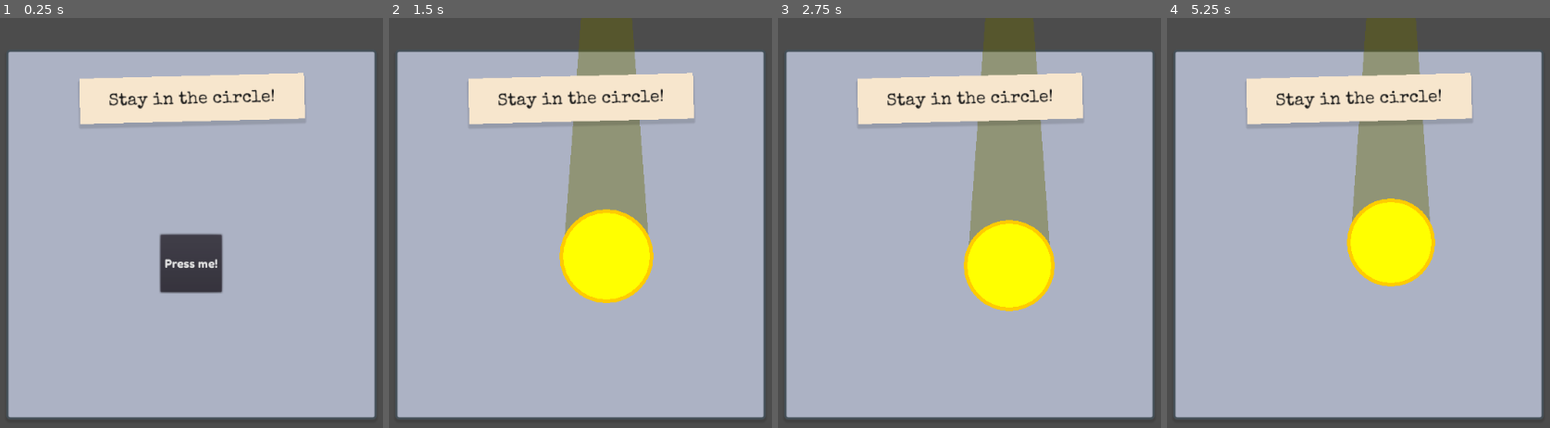
Above: before the commit, frames 1-4 (left to right).
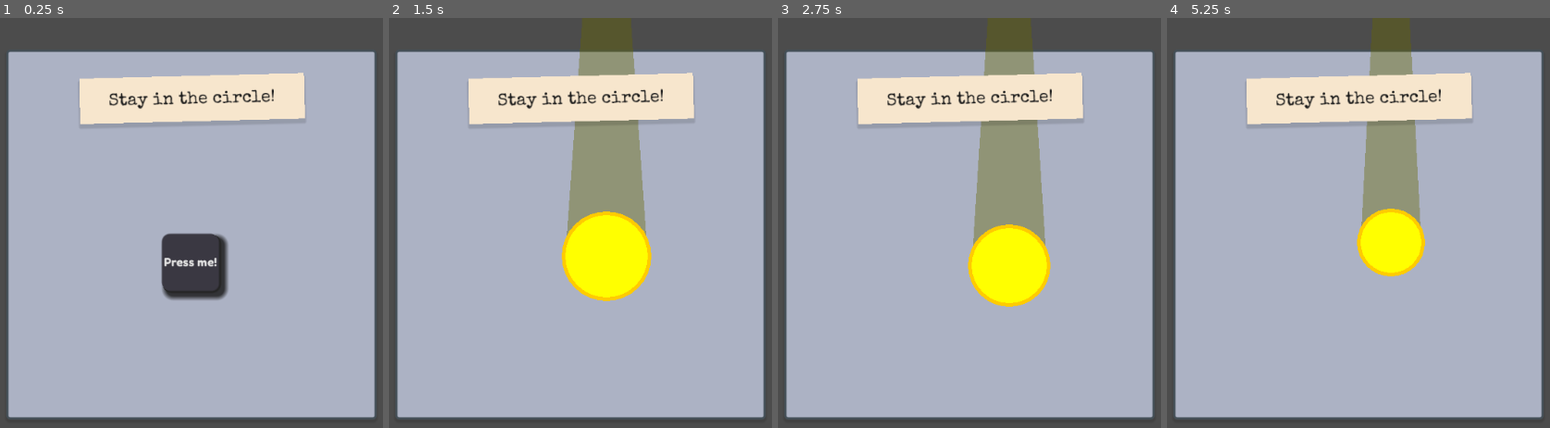
Above: after the commit, the same moments.

Repository: hupijekku/LD46
Game: Godot game, scene res://Scenes/Games/Circle.tscn
Two runs of this game, one before a commit and one after it. Both use one fixed random seed, a clock stepped at 60 frames per second and the inputs below. This scene is started directly instead of the project's main scene.
Inputs (mouse positions are in pixels of both pictures, inside the frame that each line leads up to):
- Up to frame 1 (0.25 s): no input
- Up to frame 2 (1.5 s): click "Press me!" at 0.5 s; move the mouse to (745, 214) at 1.27 s; press the mouse at (745, 214) at 1.28 s
- Up to frame 3 (2.75 s): move the mouse to (820, 255) at 2.02 s; release the mouse at (820, 255) at 2.03 s; click (820, 255) at 2.1 s
- Up to frame 4 (5.25 s): move the mouse to (1431, 141) at 2.77 s; press the mouse at (1431, 141) at 2.78 s; move the mouse to (1320, 321) at 3.52 s; release the mouse at (1320, 321) at 3.53 s; click (1320, 321) at 3.6 s; move the mouse to (outside the picture) at 4.27 s; press the mouse at (outside the picture) at 4.28 s; move the mouse to (outside the picture) at 5.02 s; release the mouse at (outside the picture) at 5.03 s; click (outside the picture) at 5.1 s

The runs differ from the first frame. In frame 1, 1.0% of the frame differs, in the area x 41-60%, y 52-69%; in frame 2, 1.3%; in frame 3, 2.2%; in frame 4, 3.7%, in the area x 46-71%, y 0-66%.

Commit message:
Math game and fast circle

Diff:
--- a/Project/Scenes/Games/ButtonCorrectTime.tscn
+++ b/Project/Scenes/Games/ButtonCorrectTime.tscn
@@ -34,21 +34,21 @@
 margin_bottom = 297.0
 
 [node name="VBoxContainer" type="VBoxContainer" parent="CanvasLayer/Panel/MarginContainer/CenterContainer"]
-margin_left = 88.0
-margin_top = 118.0
-margin_right = 284.0
-margin_bottom = 178.0
+margin_left = 86.0
+margin_top = 121.0
+margin_right = 286.0
+margin_bottom = 176.0
 
 [node name="Label" type="Label" parent="CanvasLayer/Panel/MarginContainer/CenterContainer/VBoxContainer"]
-margin_right = 196.0
-margin_bottom = 30.0
+margin_right = 200.0
+margin_bottom = 25.0
 theme = ExtResource( 2 )
 text = "Press the button"
 
 [node name="Button" type="Button" parent="CanvasLayer/Panel/MarginContainer/CenterContainer/VBoxContainer"]
-margin_top = 34.0
-margin_right = 196.0
-margin_bottom = 60.0
+margin_top = 29.0
+margin_right = 200.0
+margin_bottom = 55.0
 theme = ExtResource( 3 )
 text = "Press me"
 
--- a/Project/Scenes/Games/Circle.tscn
+++ b/Project/Scenes/Games/Circle.tscn
@@ -43,9 +43,9 @@
 script = ExtResource( 3 )
 
 [node name="Button" type="Button" parent="CanvasLayer/Panel/CenterContainer2"]
-margin_left = 213.0
+margin_left = 216.0
 margin_top = 176.0
-margin_right = 298.0
+margin_right = 296.0
 margin_bottom = 256.0
 rect_min_size = Vector2( 80, 80 )
 custom_fonts/font = SubResource( 2 )
--- a/Project/Scenes/Games/Main.tscn
+++ b/Project/Scenes/Games/Main.tscn
@@ -8,7 +8,7 @@
 [ext_resource path="res://Scenes/GameOver.tscn" type="PackedScene" id=6]
 [ext_resource path="res://Sprites/boom.png" type="Texture" id=7]
 [ext_resource path="res://Audio/explosion.ogg" type="AudioStream" id=8]
-[ext_resource path="res://Scenes/Games/Shake.gd" type="Script" id=9]
+[ext_resource path="res://Scripts/Shake.gd" type="Script" id=9]
 
 [sub_resource type="Animation" id=1]
 resource_name = "FadeToBlack"
--- /dev/null
+++ b/Project/Scenes/Games/Math.tscn
@@ -0,0 +1,128 @@
+[gd_scene load_steps=8 format=2]
+
+[ext_resource path="res://Themes/Note.tres" type="Theme" id=1]
+[ext_resource path="res://Themes/GameLabel.tres" type="Theme" id=2]
+[ext_resource path="res://Scripts/Math.gd" type="Script" id=3]
+[ext_resource path="res://Fonts/SpecialElite-Regular.ttf" type="DynamicFontData" id=4]
+[ext_resource path="res://Themes/MetalPanel.tres" type="Theme" id=5]
+
+[sub_resource type="DynamicFont" id=1]
+size = 30
+outline_color = Color( 0.0980392, 0.0980392, 0.0980392, 1 )
+use_filter = true
+font_data = ExtResource( 4 )
+
+[sub_resource type="Theme" id=2]
+default_font = SubResource( 1 )
+Label/colors/font_color = Color( 1, 1, 1, 1 )
+Label/colors/font_color_shadow = Color( 0, 0, 0, 0 )
+Label/colors/font_outline_modulate = Color( 1, 1, 1, 1 )
+Label/constants/line_spacing = 3
+Label/constants/shadow_as_outline = 0
+Label/constants/shadow_offset_x = 1
+Label/constants/shadow_offset_y = 1
+Label/fonts/font = null
+Label/styles/normal = null
+
+[node name="Math" type="Node2D"]
+script = ExtResource( 3 )
+
+[node name="CanvasLayer" type="CanvasLayer" parent="."]
+
+[node name="Panel" type="Panel" parent="CanvasLayer"]
+anchor_left = 0.5
+anchor_top = 0.5
+anchor_right = 0.5
+anchor_bottom = 0.5
+margin_left = -272.0
+margin_top = -150.0
+margin_right = 208.0
+margin_bottom = 150.0
+rect_pivot_offset = Vector2( 240, 150 )
+__meta__ = {
+"_edit_use_anchors_": false
+}
+
+[node name="Panel" type="Panel" parent="CanvasLayer/Panel"]
+margin_left = -16.8007
+margin_top = -24.5296
+margin_right = 495.199
+margin_bottom = 45.4704
+rect_rotation = 2.0
+theme = ExtResource( 1 )
+__meta__ = {
+"_edit_use_anchors_": false
+}
+
+[node name="Label" type="Label" parent="CanvasLayer/Panel/Panel"]
+margin_left = 38.4933
+margin_top = 25.2224
+margin_right = 467.493
+margin_bottom = 50.2224
+theme = ExtResource( 2 )
+custom_colors/font_color = Color( 0, 0, 0, 1 )
+text = "Find the X"
+align = 1
+__meta__ = {
+"_edit_use_anchors_": false
+}
+
+[node name="HBoxContainer" type="HBoxContainer" parent="CanvasLayer/Panel"]
+margin_left = 30.0
+margin_top = 180.0
+margin_right = 450.0
+margin_bottom = 280.0
+custom_constants/separation = 5
+alignment = 1
+__meta__ = {
+"_edit_use_anchors_": false
+}
+
+[node name="Button" type="Button" parent="CanvasLayer/Panel/HBoxContainer"]
+margin_right = 136.0
+margin_bottom = 99.0
+size_flags_horizontal = 3
+theme = ExtResource( 5 )
+
+[node name="Button2" type="Button" parent="CanvasLayer/Panel/HBoxContainer"]
+margin_left = 141.0
+margin_right = 277.0
+margin_bottom = 99.0
+size_flags_horizontal = 3
+theme = ExtResource( 5 )
+__meta__ = {
+"_edit_use_anchors_": false
+}
+
+[node name="Button3" type="Button" parent="CanvasLayer/Panel/HBoxContainer"]
+margin_left = 282.0
+margin_right = 420.0
+margin_bottom = 99.0
+size_flags_horizontal = 3
+theme = ExtResource( 5 )
+__meta__ = {
+"_edit_use_anchors_": false
+}
+
+[node name="Panel2" type="Panel" parent="CanvasLayer/Panel"]
+margin_left = 30.0
+margin_top = 80.0
+margin_right = 450.0
+margin_bottom = 160.0
+
+[node name="CenterContainer" type="CenterContainer" parent="CanvasLayer/Panel/Panel2"]
+margin_right = 420.0
+margin_bottom = 80.0
+size_flags_horizontal = 2
+size_flags_vertical = 2
+__meta__ = {
+"_edit_use_anchors_": false
+}
+
+[node name="Label" type="Label" parent="CanvasLayer/Panel/Panel2/CenterContainer"]
+margin_left = 110.0
+margin_top = 24.0
+margin_right = 309.0
+margin_bottom = 55.0
+theme = SubResource( 2 )
+text = "32 + x = 6 - x"
--- a/Project/Scripts/DrawCircle.gd
+++ b/Project/Scripts/DrawCircle.gd
@@ -20,7 +20,7 @@
 	if not drawit:
 		return
 	tick += 1
-	if tick % 60 == 0:
+	if tick % 15 == 0:
 		radius -= 1
 		if radius == 25:
 			print("You Won!")
@@ -37,9 +37,9 @@
 	x += dx
 	y += dy
 	if x > 512-radius-10 or x < 0+radius+10:
-		dx = dx * (-1)
+		dx = dx * (-2)
 	if y > 432-radius-10 or y < 0+radius+10:
-		dy = dy * (-1)
+		dy = dy * (-2)
 	var points = PoolVector2Array()
 	points.push_back(Vector2(x-radius, y))
 	points.push_back(Vector2(x+radius, y))
--- /dev/null
+++ b/Project/Scripts/Math.gd
@@ -0,0 +1,80 @@
+extends Node2D
+
+var answ = 0
+
+func _ready():
+	randomize()
+
+	var label = $CanvasLayer/Panel/Panel2/CenterContainer/Label
+	var num1 = randi()%15+1
+	var num2 = randi()%15+1
+
+	match randi()%6:
+		0:
+			if num1 == 1:
+				num1 == 2
+			label.text = str(num1) + " * x = x + " + str(num2)
+			answ = float(num2)/(num1-1)
+		1:
+			label.text = str(num1) + " - x = x + " + str(num2)
+			answ = (float(num1)-num2)/2
+		2:
+			label.text = "x + x = " + str(num1) + " + " + str(num2)
+			answ = (float(num1)+num2)/2
+		3:
+			label.text = "x = " + str(num1) + " * " + str(num2)
+			answ = num1*num2
+		4:
+			label.text = "x / " + str(num1) + " = " + str(num2)
+			answ = num1*num2
+		5:
+			label.text = "x + " + str(num1) + " - " + str(num2) + " = " + str(num1) + " + " + str(num2)
+			answ = num2*2
+	print(answ)
+	var a1 = 0
+	var a2 = 0
+	var a3 = 0
+	match randi()%3:
+		0:
+			a1 = answ
+			a2 = randi()%int(answ+5)*2
+			a3 = randi()%int(answ+5)*2
+		1:
+			a1 = randi()%int(answ+5)*2
+			a2 = answ
+			a3 = randi()%int(answ+5)*2
+		2:
+			a1 = stepify(randf()*answ+1,0.1)
+			a2 = randi()%int(answ+5)*2
+			a3 = answ
+
+	$CanvasLayer/Panel/HBoxContainer/Button.text = str(a1)
+	$CanvasLayer/Panel/HBoxContainer/Button2.text = str(a2)
+	$CanvasLayer/Panel/HBoxContainer/Button3.text = str(a3)
+
+	$CanvasLayer/Panel/HBoxContainer/Button.connect("pressed", self, "_on_Button_pressed", [a1])
+	$CanvasLayer/Panel/HBoxContainer/Button2.connect("pressed", self, "_on_Button_pressed", [a2])
+	$CanvasLayer/Panel/HBoxContainer/Button3.connect("pressed", self, "_on_Button_pressed", [a3])
+
+
+func _on_Button_pressed(a):
+	if str(a) == str(answ):
+		$CanvasLayer/Panel/Panel/Label.text = "CORRECT"
+	else:
+		$CanvasLayer/Panel/Panel/Label.text = "WRONG"
+		Globals.add_mistake()
+
+	var timer = Timer.new()
+	timer.set_one_shot(true)
+	timer.set_wait_time(1)
+	add_child(timer)
+	timer.connect("timeout", self, "_on_timeout")
+	timer.start()
+	yield(self, "timexd")
+	queue_free()
+	pass # Replace with function body.
+
+signal timexd
+
+func _on_timeout():
+	emit_signal("timexd")
--- a/Project/Themes/MetalPanel.tres
+++ b/Project/Themes/MetalPanel.tres
@@ -1,4 +1,51 @@
-[gd_resource type="Theme" load_steps=2 format=2]
+[gd_resource type="Theme" load_steps=7 format=2]
+
+[ext_resource path="res://Fonts/RussoOne-Regular.ttf" type="DynamicFontData" id=1]
+
+[sub_resource type="DynamicFont" id=2]
+font_data = ExtResource( 1 )
+
+[sub_resource type="StyleBoxFlat" id=3]
+bg_color = Color( 0.290196, 0.286275, 0.301961, 1 )
+border_width_right = 3
+border_width_bottom = 3
+border_color = Color( 0.14902, 0.14902, 0.14902, 1 )
+corner_radius_top_left = 10
+corner_radius_top_right = 10
+corner_radius_bottom_right = 10
+corner_radius_bottom_left = 10
+shadow_color = Color( 0.113725, 0.113725, 0.113725, 0.85098 )
+shadow_size = 7
+shadow_offset = Vector2( 5, 5 )
+anti_aliasing_size = 2
+
+[sub_resource type="StyleBoxFlat" id=4]
+bg_color = Color( 0.231373, 0.223529, 0.262745, 1 )
+border_width_right = 3
+border_width_bottom = 3
+border_color = Color( 0.14902, 0.14902, 0.14902, 1 )
+corner_radius_top_left = 10
+corner_radius_top_right = 10
+corner_radius_bottom_right = 10
+corner_radius_bottom_left = 10
+shadow_color = Color( 0.113725, 0.113725, 0.113725, 0.85098 )
+shadow_size = 7
+shadow_offset = Vector2( 5, 5 )
+anti_aliasing_size = 2
+
+[sub_resource type="StyleBoxFlat" id=5]
+bg_color = Color( 0.184314, 0.180392, 0.207843, 1 )
+border_width_left = 3
+border_width_top = 3
+border_color = Color( 0.14902, 0.14902, 0.14902, 1 )
+corner_radius_top_left = 10
+corner_radius_top_right = 10
+corner_radius_bottom_right = 10
+corner_radius_bottom_left = 10
+shadow_color = Color( 0.113725, 0.113725, 0.113725, 0.85098 )
+shadow_size = 7
+shadow_offset = Vector2( -5, -5 )
+anti_aliasing_size = 2
 
 [sub_resource type="StyleBoxFlat" id=1]
 bg_color = Color( 0.678431, 0.701961, 0.772549, 1 )
@@ -16,4 +63,15 @@
 shadow_offset = Vector2( 0, 3 )
 
 [resource]
+Button/colors/font_color = Color( 0.88, 0.88, 0.88, 1 )
+Button/colors/font_color_disabled = Color( 0.9, 0.9, 0.9, 0.2 )
+Button/colors/font_color_hover = Color( 0.94, 0.94, 0.94, 1 )
+Button/colors/font_color_pressed = Color( 1, 1, 1, 1 )
+Button/constants/hseparation = 2
+Button/fonts/font = SubResource( 2 )
+Button/styles/disabled = null
+Button/styles/focus = null
+Button/styles/hover = SubResource( 3 )
+Button/styles/normal = SubResource( 4 )
+Button/styles/pressed = SubResource( 5 )
 Panel/styles/panel = SubResource( 1 )
Renamed: Project/Scenes/Games/Shake.gd -> Project/Scripts/Shake.gd
